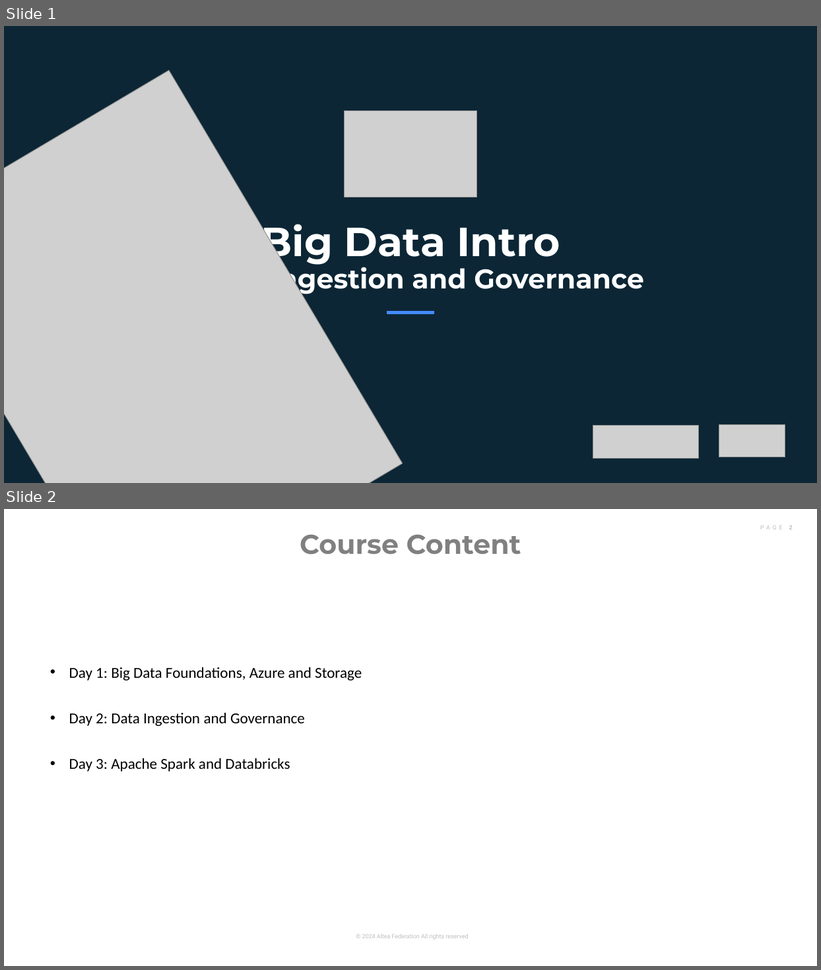
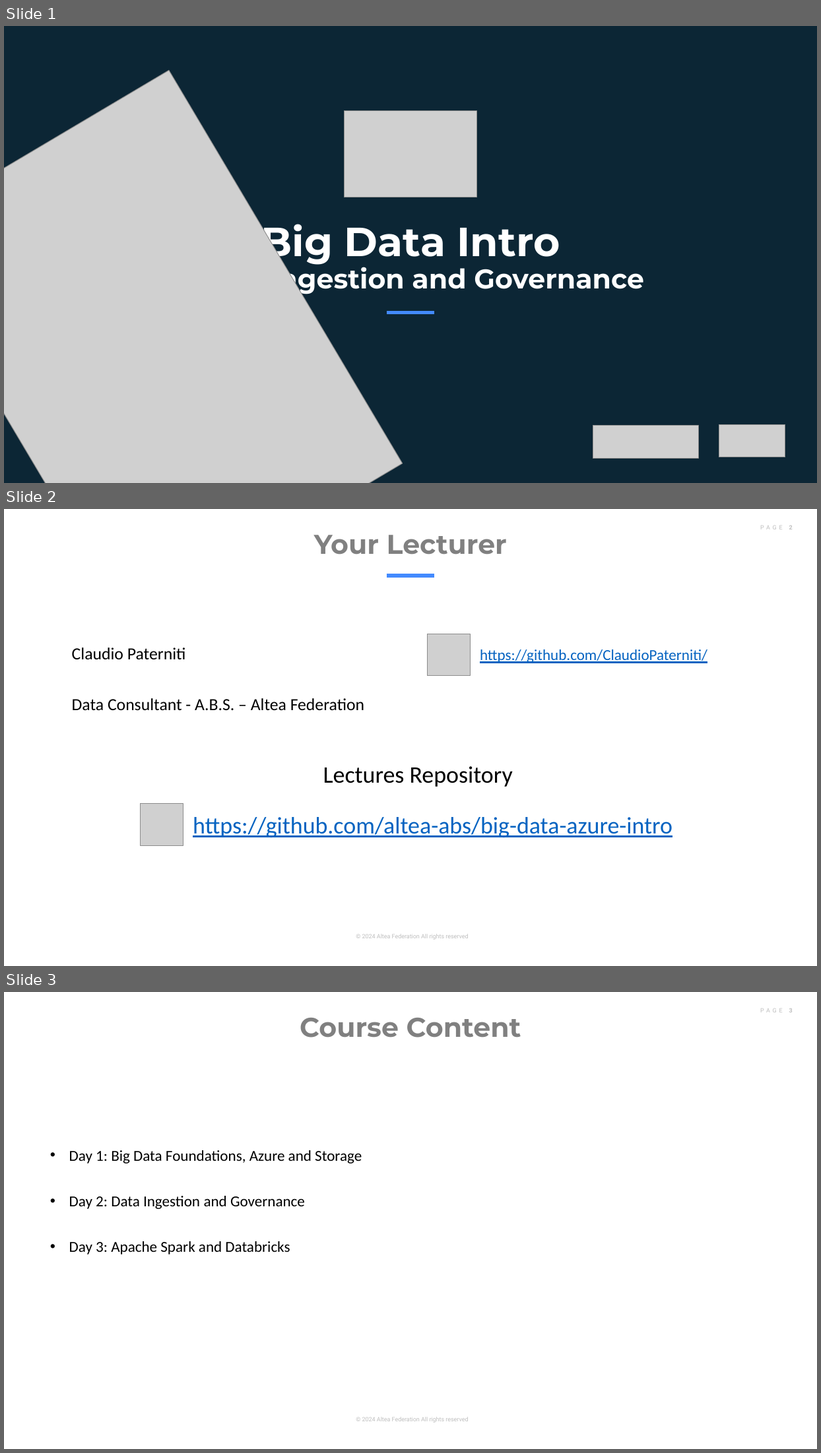
Before and after one commit to altea-abs/big-data-azure-intro, a slide deck: day_2/ingestion.pptx. Shown one above the other, each under a label of ours: slides 1 and 2 before the commit, slides 1, 2 and 3 after it. The pictures are 821x970 and 821x1453 pixels, drawn with LibreOffice and Linux fonts; fonts in the diff are those of the drawing; grey boxes stand for pictures. Boxes give left, top, right and bottom in pixels: in the first picture for what was removed or moved away, otherwise in the second. Text is boxed around its words. In the diff, an @@ line names an element or a change of style, - is before the commit and + after.

```diff
--- a/day_2/ingestion.pptx
+++ b/day_2/ingestion.pptx
@@ slide 2 added at bbox=[4, 509, 817, 966], background #FFFFFF; not listed: 1 template element that a slide beside it also shows @@
@@ page number added at bbox=[789, 525, 793, 529], 7 pt, text #BFBFBF @@
+PAGE 2
@@ title added at bbox=[314, 535, 507, 554], 32 pt, text #808080, bold @@
+Your Lecturer
@@ line added from (386, 576) to (435, 576), #438AFE 4.5 pt @@
@@ picture added at bbox=[427, 634, 470, 676] @@
@@ text added at bbox=[72, 648, 364, 711], 20 pt, text #000000 @@
+Claudio Paterniti
+Data Consultant - A.B.S. – Altea Federation
@@ text added at bbox=[480, 650, 708, 663], 18 pt, text #0563C1, underline @@
+https://github.com/ClaudioPaterniti/
@@ text added at bbox=[323, 766, 513, 787], 28 pt, text #000000 @@
+Lectures Repository
@@ picture added at bbox=[141, 804, 184, 846] @@
@@ text added at bbox=[193, 817, 673, 838], 28 pt, text #0563C1, underline @@
+https://github.com/altea-abs/big-data-azure-intro
@@ what was slide 2 is now slide 3 @@
```
Also in this commit, not shown: 1 other slide added, 21 other files.
